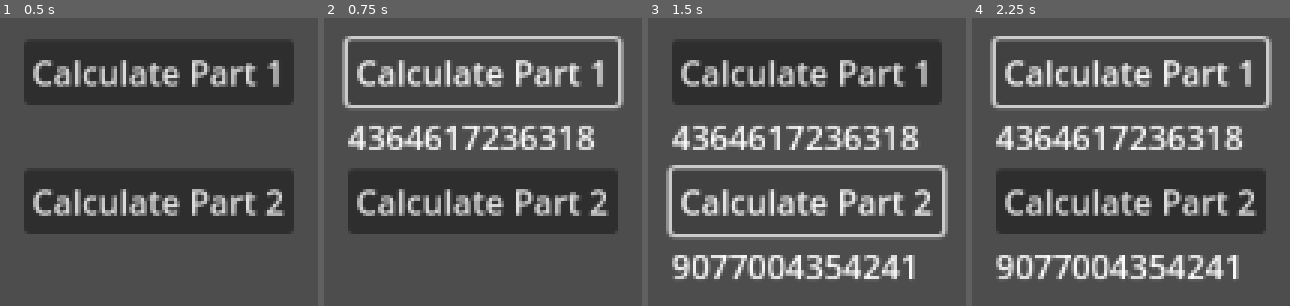
Above: before the commit, frames 1-4 (left to right).
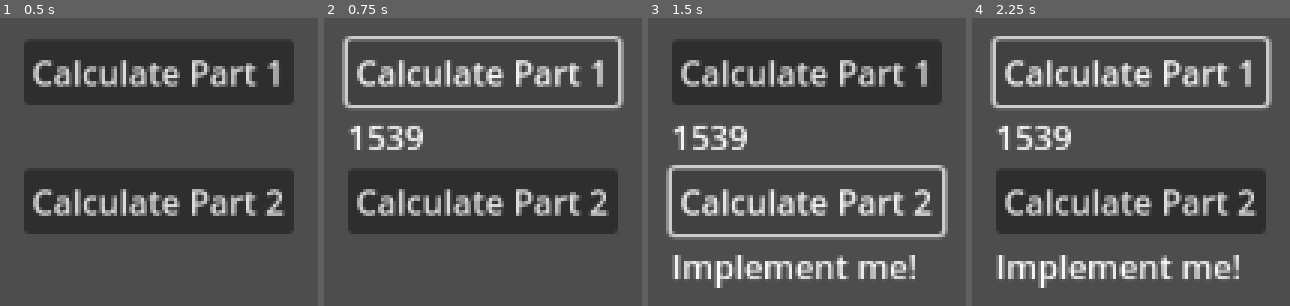
Above: after the commit, the same moments.

Repository: ehj37/Advent-of-Code-2025
Game: Godot game, scene res://day7/day7.tscn
Same seed, same stepped clock (60 frames per second), same inputs: the game is played once before the commit and once after it. Before the commit the project starts from res://day6/day6.tscn.
Inputs:
- Up to frame 1 (0.5 s): no input
- Up to frame 2 (0.75 s): click "Calculate Part 1" at 0.5 s
- Up to frame 3 (1.5 s): click "Calculate Part 2" at 1.25 s
- Up to frame 4 (2.25 s): click "Calculate Part 1" at 2 s

Frame 1 is identical in both runs. In frame 2, 3.6% of the frame differs, in the area x 7-85%, y 37-46%; in frame 3, 8.2%, in the area x 7-85%, y 37-94%; in frame 4, 8.2%.

Commit message:
Day 7 part 1

Diff:
--- /dev/null
+++ b/advent-of-code-2025/day7/day7.gd
@@ -0,0 +1,73 @@
+extends Control
+
+var _lines: Array = []
+
+@onready var button_part_1: Button = $VBoxContainer/VBoxContainerPart1/ButtonPart1
+@onready var label_part_1: Label = $VBoxContainer/VBoxContainerPart1/LabelPart1
+@onready var button_part_2: Button = $VBoxContainer/VBoxContainerPart2/ButtonPart2
+@onready var label_part_2: Label = $VBoxContainer/VBoxContainerPart2/LabelPart2
+
+
+func _parse_input() -> void:
+	_lines = []
+
+	var file = FileAccess.open("res://day7/input.txt", FileAccess.READ)
+	# var file = FileAccess.open("res://day7/example_1.txt", FileAccess.READ)
+
+	while !file.eof_reached():
+		var line = file.get_line()
+		if line.is_empty():
+			continue
+
+		_lines.append(line.split(""))
+
+
+func part_one() -> String:
+	_parse_input()
+
+	var lines = _lines.duplicate_deep()
+
+	var num_splits = 0
+	for i in range(lines.size()):
+		if i == 0:
+			continue
+
+		var line = lines[i]
+		for j in range(line.size()):
+			var c = line[j]
+			var above_c = lines[i - 1][j]
+			if above_c == "." || above_c == "^":
+				continue
+
+			match c:
+				".":
+					line[j] = "|"
+				"^":
+					if j > 0 && line[j - 1] == ".":
+						line[j - 1] = "|"
+					if j < line.size() - 1 && line[j + 1] == ".":
+						line[j + 1] = "|"
+
+					num_splits += 1
+
+	return str(num_splits)
+
+
+func part_two() -> String:
+	_parse_input()
+
+	return "Implement me!"
+
+
+func _on_button_part_1_pressed():
+	button_part_1.disabled = true
+	label_part_1.text = "Calculating…"
+	label_part_1.text = part_one()
+	button_part_1.disabled = false
+
+
+func _on_button_part_2_pressed():
+	button_part_2.disabled = true
+	label_part_2.text = "Calculating…"
+	label_part_2.text = part_two()
+	button_part_2.disabled = false
--- /dev/null
+++ b/advent-of-code-2025/day7/day7.tscn
@@ -0,0 +1,49 @@
+[gd_scene load_steps=2 format=3 uid="uid://ddkjpnlck7q3a"]
+
+[ext_resource type="Script" uid="uid://btv7bng2fiuv4" path="res://day7/day7.gd" id="1_f6k32"]
+
+[node name="Day7" type="Control"]
+layout_mode = 3
+anchors_preset = 15
+anchor_right = 1.0
+anchor_bottom = 1.0
+grow_horizontal = 2
+grow_vertical = 2
+script = ExtResource("1_f6k32")
+
+[node name="VBoxContainer" type="VBoxContainer" parent="."]
+layout_mode = 1
+anchors_preset = 8
+anchor_left = 0.5
+anchor_top = 0.5
+anchor_right = 0.5
+anchor_bottom = 0.5
+offset_left = -20.0
+offset_top = -20.0
+offset_right = 20.0
+offset_bottom = 20.0
+grow_horizontal = 2
+grow_vertical = 2
+
+[node name="VBoxContainerPart1" type="VBoxContainer" parent="VBoxContainer"]
+layout_mode = 2
+
+[node name="ButtonPart1" type="Button" parent="VBoxContainer/VBoxContainerPart1"]
+layout_mode = 2
+text = "Calculate Part 1"
+
+[node name="LabelPart1" type="Label" parent="VBoxContainer/VBoxContainerPart1"]
+layout_mode = 2
+
+[node name="VBoxContainerPart2" type="VBoxContainer" parent="VBoxContainer"]
+layout_mode = 2
+
+[node name="ButtonPart2" type="Button" parent="VBoxContainer/VBoxContainerPart2"]
+layout_mode = 2
+text = "Calculate Part 2"
+
+[node name="LabelPart2" type="Label" parent="VBoxContainer/VBoxContainerPart2"]
+layout_mode = 2
+
+[connection signal="pressed" from="VBoxContainer/VBoxContainerPart1/ButtonPart1" to="." method="_on_button_part_1_pressed"]
+[connection signal="pressed" from="VBoxContainer/VBoxContainerPart2/ButtonPart2" to="." method="_on_button_part_2_pressed"]
--- a/advent-of-code-2025/project.godot
+++ b/advent-of-code-2025/project.godot
@@ -11,7 +11,7 @@
 [application]
 
 config/name="Advent of Code 2025"
-run/main_scene="uid://dr25hhop8xxwy"
+run/main_scene="uid://ddkjpnlck7q3a"
 config/features=PackedStringArray("4.5", "Forward Plus")
 config/icon="res://icon.svg"
 
Not shown, added: advent-of-code-2025/day7/day7.gd.uid
Not shown, added: advent-of-code-2025/day7/example_1.txt
Not shown, added: advent-of-code-2025/day7/input.txt
